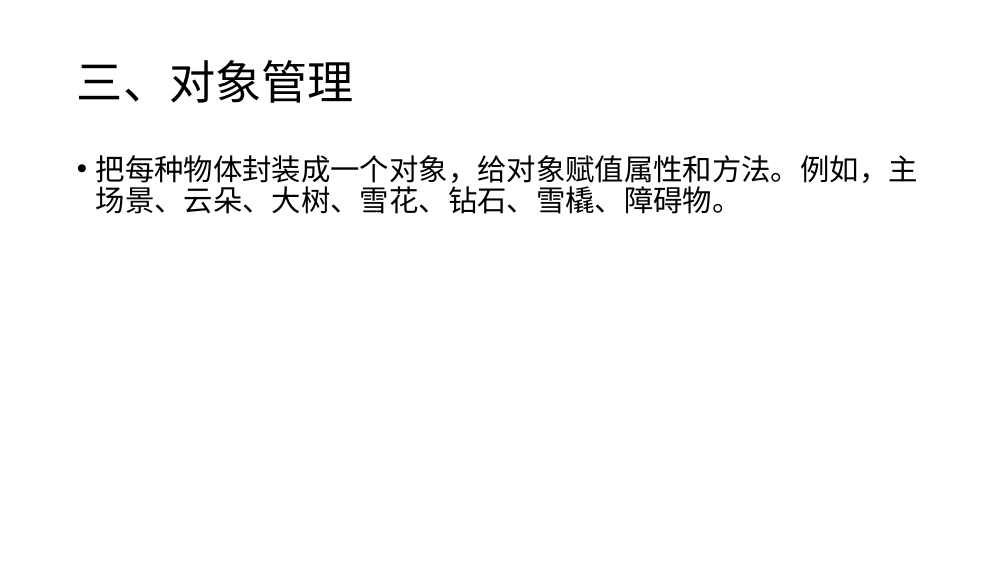
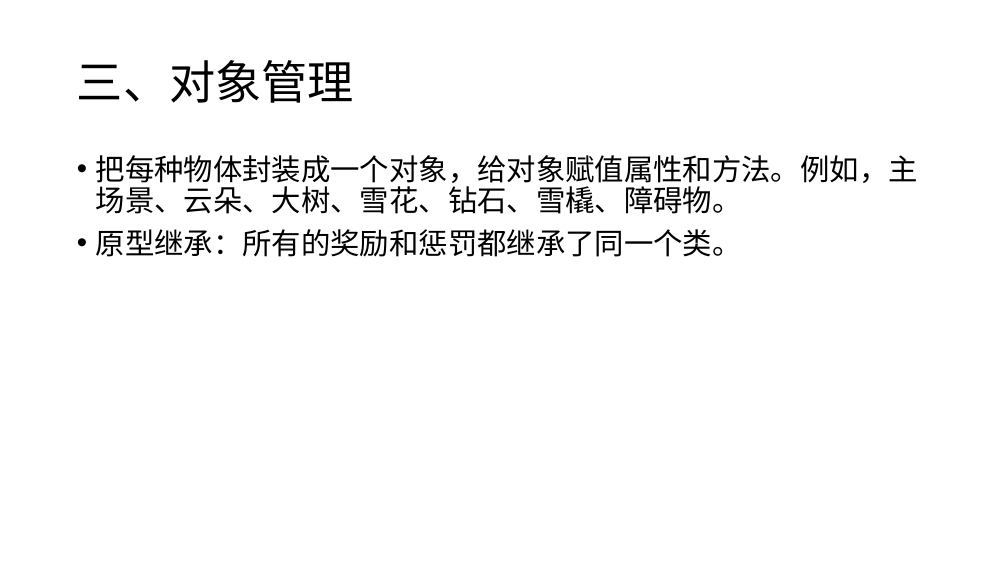
Before and after one commit to wanjingzhang/WLT-Self-Training, a slide deck: slide 4 of 02HTML/4Canvas/DEMO/CanvasGame.pptx. Drawn at 1008x567 pixels with LibreOffice and Linux fonts; fonts in the diff are those of the drawing. Boxes give left, top, right and bottom in pixels: in the first picture for what was removed or moved away, otherwise in the second. Text is boxed around its words. In the diff, an @@ line names an element or a change of style, - is before the commit and + after.

```diff
--- a/02HTML/4Canvas/DEMO/CanvasGame.pptx
+++ b/02HTML/4Canvas/DEMO/CanvasGame.pptx
@@ text at box(96, 229, 742, 257): paragraph added @@
+• 原型继承：所有的奖励和惩罚都继承了同一个类。
```
Also in this commit, not shown: 2 other slides changed, 1 slide added, 1 slide removed, 44 other files.
